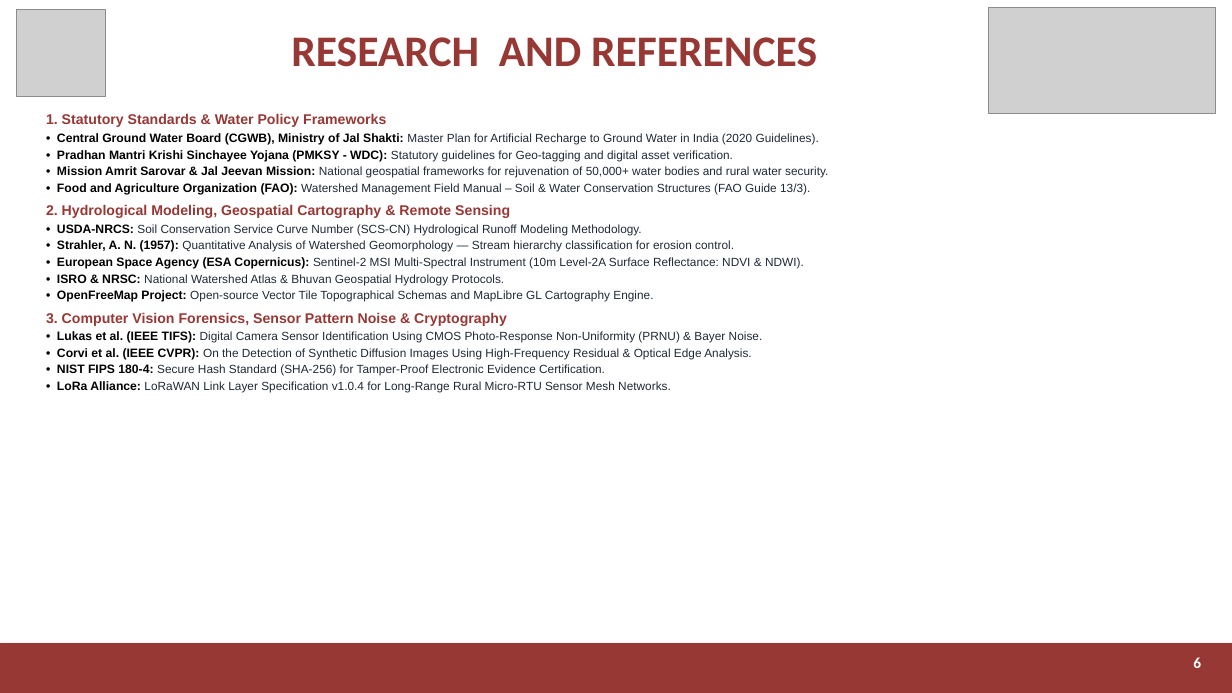
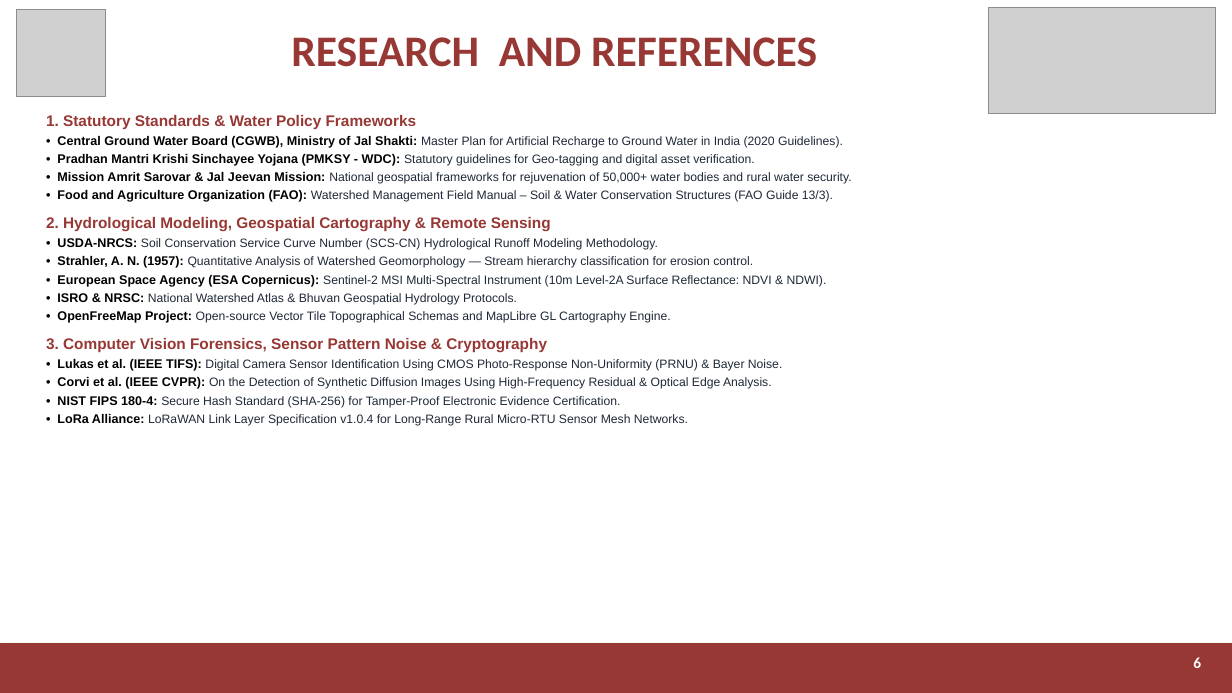
Before and after one commit to 12karthikpra-dev/JalDhristi, a slide deck: slide 6 of JalDrishti_SIH2026_Presentation_Final.pptx. Drawn at 1232x693 pixels with LibreOffice and Linux fonts; fonts in the diff are those of the drawing; grey boxes stand for pictures. Boxes give left, top, right and bottom in pixels: in the first picture for what was removed or moved away, otherwise in the second. Text is boxed around its words. In the diff, an @@ line names an element or a change of style, - is before the commit and + after.

```diff
--- a/JalDrishti_SIH2026_Presentation_Final.pptx
+++ b/JalDrishti_SIH2026_Presentation_Final.pptx
@@ text "1. Statutory Standards & Water ..." at [46,115,851,426]: size 11 to 12 pt in "1. Statutory Standards & Water Policy Frameworks", "2. Hydrological Modeling, Geospatial Cartography & Remote ...", "3. Computer Vision Forensics, Sensor Pattern Noise ..."; size 9.5 to 9.8 pt in "• Central Ground Water Board (CGWB), Ministry ...", "• Pradhan Mantri Krishi Sinchayee Yojana (PMKSY ...", "• Mission Amrit Sarovar & Jal Jeevan ...", "• Food and Agriculture Organization (FAO):" and 9 more places; size 9.2 to 9.5 pt in "Master Plan for Artificial Recharge to Ground ...", "Statutory guidelines for Geo-tagging and digital asset ...", "National geospatial frameworks for rejuvenation of 50,000+ ...", "Watershed Management Field Manual – Soil & ..." and 9 more places; more space between paragraphs @@
```
Also in this commit, not shown: 5 other slides changed, 2 other files.
